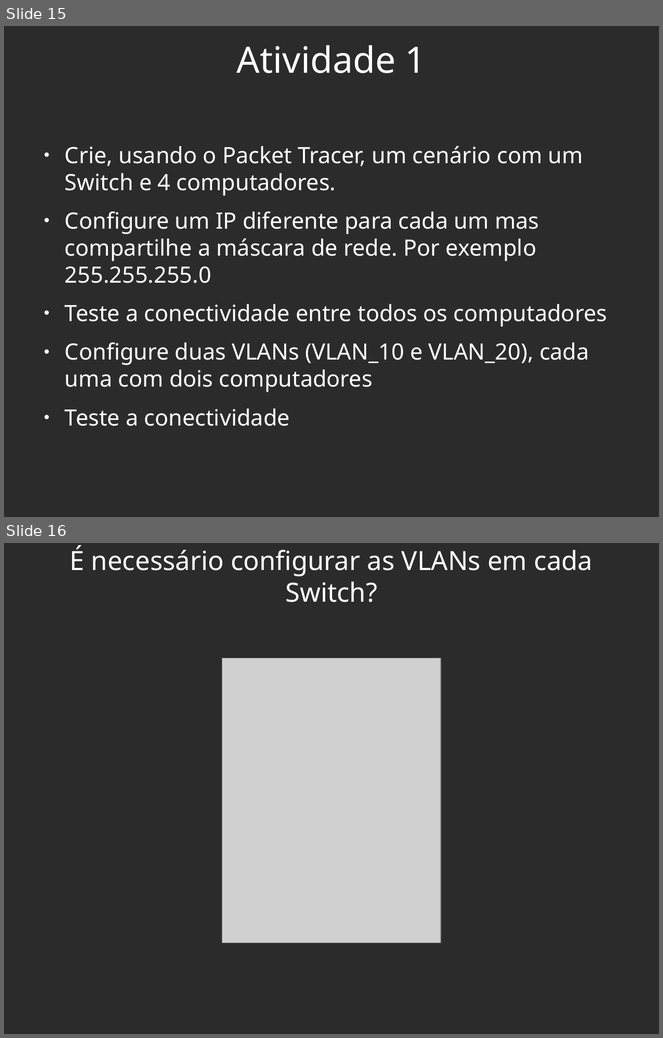
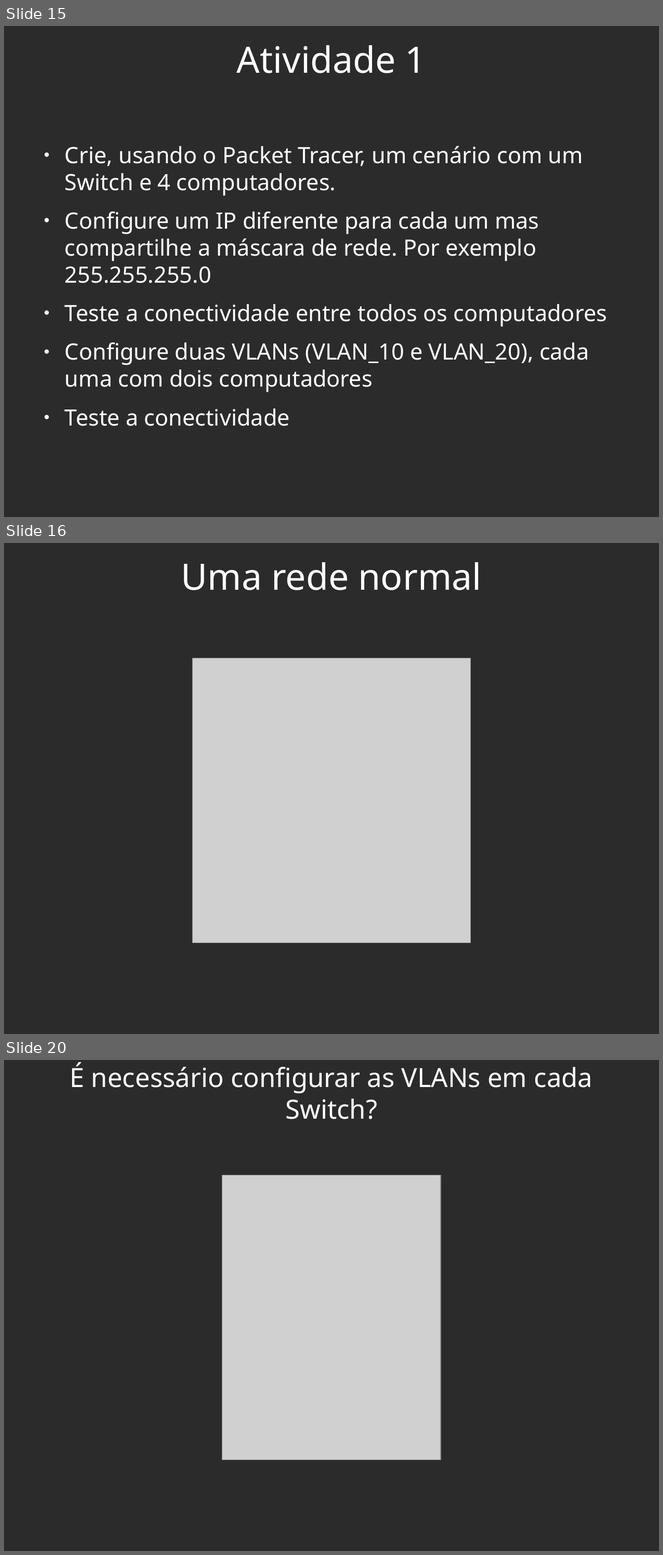
Before and after one commit to viniciusalveshax/aulas, a slide deck: redes-2/pdf08-vlan-switches/pdf08-vlan-switches.odp. Shown one above the other, each under a label of ours: slides 15 and 16 before the commit, slides 15, 16 and 20 after it; the slides between them are not shown. The pictures are 663x1038 and 663x1555 pixels, drawn with LibreOffice and Linux fonts; fonts in the diff are those of the drawing; grey boxes stand for pictures; background and template pictures are left out; a plain dark background stands for a picture behind light text. Boxes give left, top, right and bottom in pixels: in the first picture for what was removed or moved away, otherwise in the second. Text is boxed around its words. In the diff, an @@ line names an element or a change of style, - is before the commit and + after.

```diff
--- a/redes-2/pdf08-vlan-switches/pdf08-vlan-switches.odp
+++ b/redes-2/pdf08-vlan-switches/pdf08-vlan-switches.odp
@@ slide 16 added at [4, 543, 659, 1034], background picture (left out) @@
@@ title added at [181, 562, 482, 590], 44 pt, text #FFFFFF @@
+Uma rede normal
@@ picture added at [192, 658, 471, 943] @@
@@ what was slide 16 is now slide 20 @@
```
Also in this commit, not shown: 1 slide changed, 4 other slides added, 1 other file.
